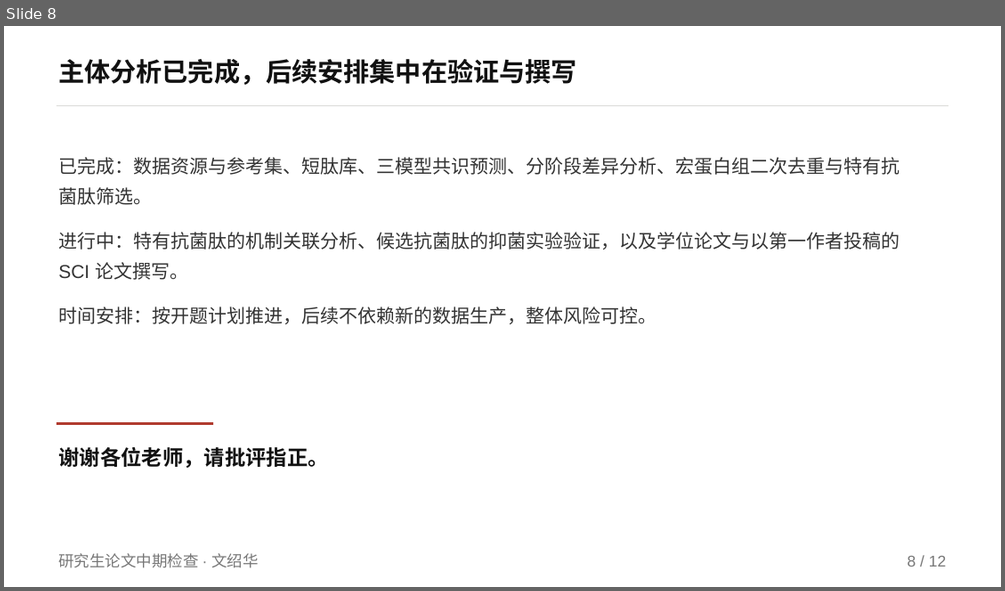
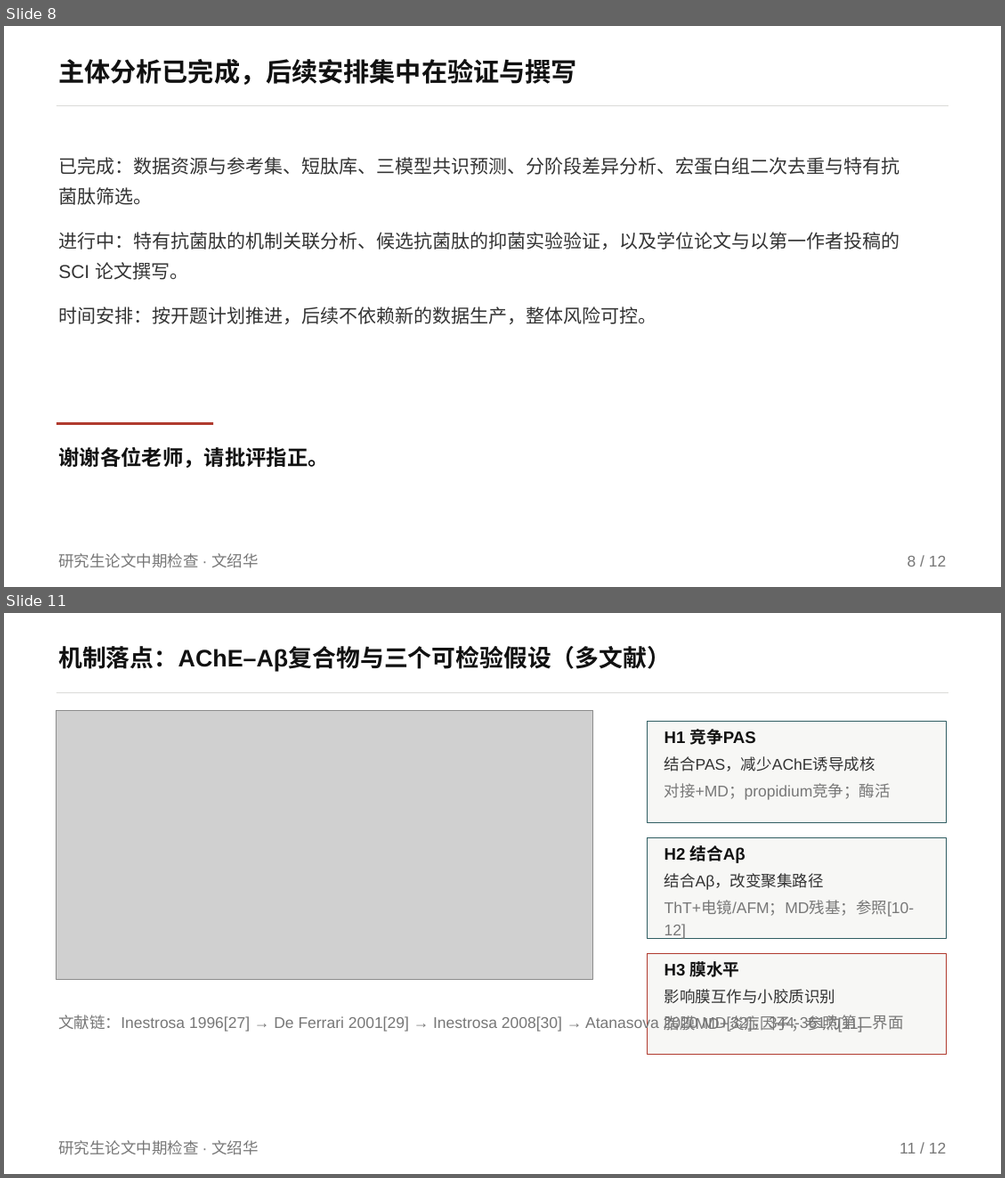
Before and after one commit to mqgg5630-cyber/zhongqi, a slide deck: 中间版/中期答辩_H_nature风.pptx. Shown one above the other, each under a label of ours: slide 8 before the commit, slides 8 and 11 after it; the slides between them are not shown. The pictures are 1005x591 and 1005x1178 pixels, drawn with LibreOffice and Linux fonts; fonts in the diff are those of the drawing; grey boxes stand for pictures. Boxes give left, top, right and bottom in pixels: in the first picture for what was removed or moved away, otherwise in the second. Text is boxed around its words. In the diff, an @@ line names an element or a change of style, - is before the commit and + after.

Commit message:
fix: 删除旧检查组名单，PPT排版重构无重叠，机制文献扩展至38篇覆盖8问+动力学多文献，分支同步至 arena/01a0a949-zhongqi
- 删除中期检查表中的张兴晓等6人旧名单，表格留空，build_ops/check_all适配
- 重写make_ppt_mech.py：4页机制补充页精简文字≥15pt，文本框增高，无重叠，check_ppt全OK
- 机制文档全面版：38篇文献，涵盖抗菌活性预测(Ma 2022/Santos-Junior 2024/Wan 2024)、AD感染关联(HSV-1/P.gingivalis/LPS)、宿主AMP上调(hBD-1/hBD-2/LL-37/CAP37)、AChE-PAS多文献链(Inestrosa 1996/De Ferrari 2001/Atanasova 2020)、双刃剑、谁更多、为什么多炎症关系
- 更新sync.config.json分支为arena/01a0a949-zhongqi，README说明同步命令无需改路径
- 新增docs/全面整改说明.md逐条对应用户问题

```diff
--- a/中间版/中期答辩_H_nature风.pptx
+++ b/中间版/中期答辩_H_nature风.pptx
@@ slide 11 added at bbox=[4, 613, 1001, 1174], background #FFFFFF @@
@@ text added at bbox=[58, 646, 671, 672], 23 pt, text #111111, bold @@
+机制落点：AChE–Aβ复合物与三个可检验假设（多文献）
@@ rectangle added at bbox=[57, 692, 948, 693], fill #DDDDDA @@
@@ picture added at bbox=[57, 710, 593, 980] @@
@@ rectangle added at bbox=[647, 722, 947, 822], fill #F7F7F5, outline #2F5D62 0.75 pt @@
@@ text added at bbox=[664, 729, 890, 800], 15 pt, text #777777 @@
+H1 竞争PAS
+结合PAS，减少AChE诱导成核
+对接+MD；propidium竞争；酶活
@@ rectangle added at bbox=[647, 837, 947, 938], fill #F7F7F5, outline #2F5D62 0.75 pt @@
@@ text added at bbox=[664, 845, 914, 939], 15 pt, text #777777 @@
+H2 结合Aβ
+结合Aβ，改变聚集路径
+ThT+电镜/AFM；MD残基；参照[10-12]
@@ rectangle added at bbox=[647, 953, 947, 1054], fill #F7F7F5, outline #B03A2E 0.75 pt @@
@@ text added at bbox=[664, 961, 863, 1032], 15 pt, text #777777 @@
+H3 膜水平
+影响膜互作与小胶质识别
+脂膜MD+炎症因子；参照[11]
@@ text added at bbox=[58, 1014, 903, 1032], 15 pt, text #777777 @@
+文献链：Inestrosa 1996[27] → De Ferrari 2001[29] → Inestrosa 2008[30] → Atanasova 2020 MD[32]，344-361为第二界面
@@ text added at bbox=[58, 1140, 258, 1155], 15 pt, text #777777 @@
+研究生论文中期检查 · 文绍华
@@ text added at bbox=[899, 1143, 946, 1153], 15 pt, text #777777 @@
+11 / 12
```
Also in this commit, not shown: 2 slides changed, 1 other slide added, 2 slides removed, 25 other files.
